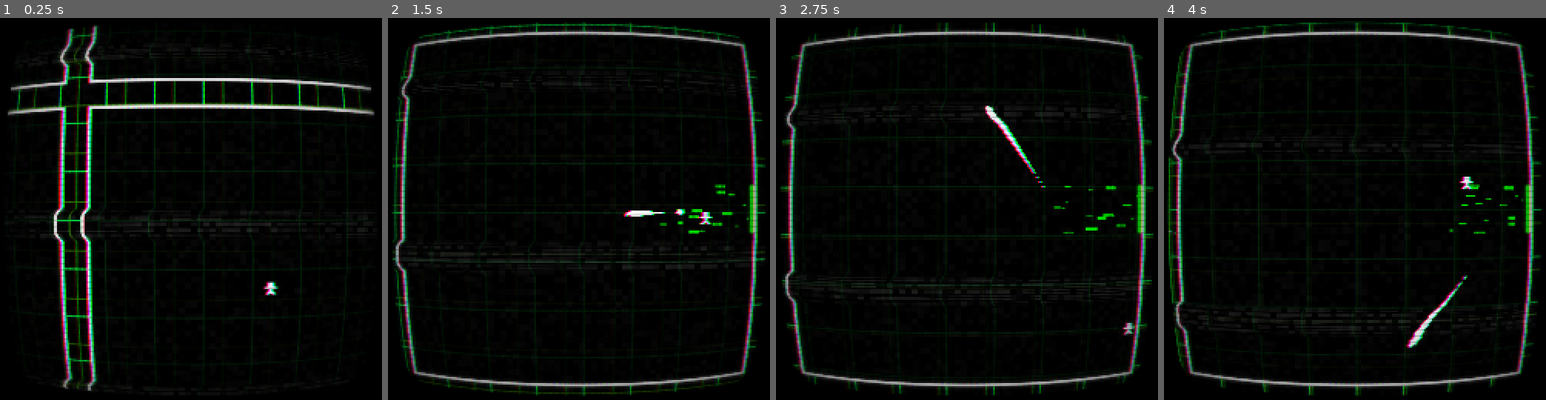
Above: before the commit, frames 1-4 (left to right).
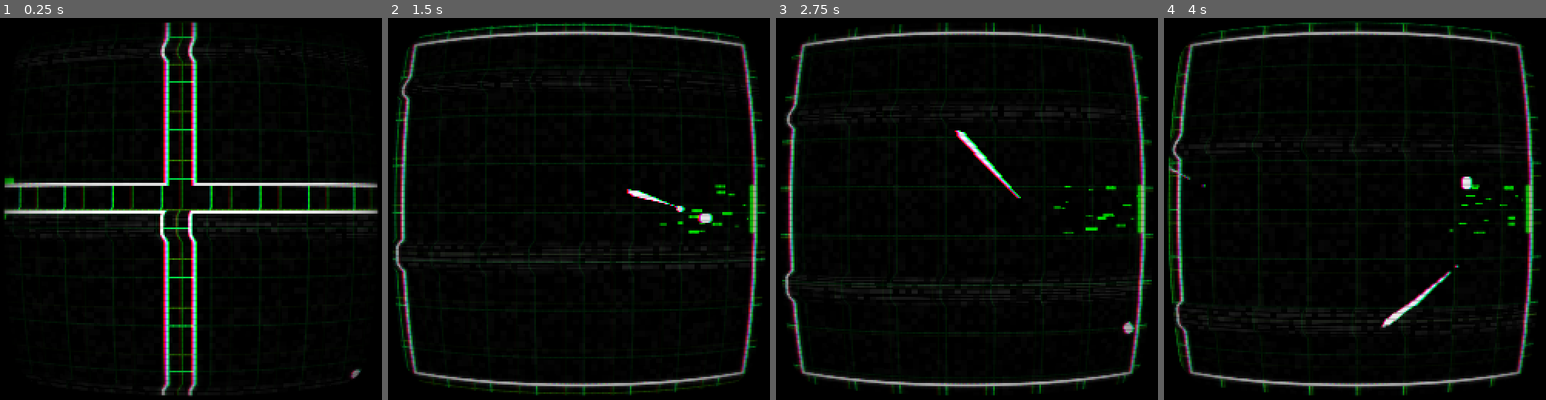
Above: after the commit, the same moments.

Repository: Ayabee527/mini-jam-188-mystery
Game: Godot game, scene res://main/main.tscn
Same seed, same stepped clock (60 frames per second), same inputs: the game is played once before the commit and once after it.
Inputs (mouse positions are in pixels of both pictures, inside the frame that each line leads up to):
- Up to frame 1 (0.25 s): no input
- Up to frame 2 (1.5 s): move the mouse to (666, 189) at 0.52 s; hold D (move_right) 0.53-1.28 s; click (666, 189) at 0.6 s; move the mouse to (498, 228) at 1.27 s; hold S (move_down) from 1.28 s (still down); click (498, 228) at 1.35 s
- Up to frame 3 (2.75 s): move the mouse to (1005, 121) at 2.02 s; release S (move_down) at 2.03 s; hold D (move_right) from 2.03 s (still down); click (1005, 121) at 2.1 s
- Up to frame 4 (4 s): move the mouse to (1335, 289) at 2.77 s; release D (move_right) at 2.78 s; hold W (move_up) 2.78-3.53 s; click (1335, 289) at 2.85 s; move the mouse to (1473, 266) at 3.52 s; hold A (move_left) from 3.53 s (still down); click (1473, 266) at 3.6 s

The runs differ from the first frame. In frame 1, 15% of the frame differs, in the area x 0-100%, y 0-100%; in frame 2, 0.4%; in frame 3, 0.8%; in frame 4, 1.0%.

Commit message:
second enemy

Diff:
--- a/game/components/weapon/attacks/laser/laser.gd
+++ b/game/components/weapon/attacks/laser/laser.gd
@@ -29,8 +29,6 @@
 	hitbox.trigger_invinc = attack_data.hitbox_data.trigger_invinc
 	hitbox.damage_cooldown = attack_data.hitbox_data.damage_cooldown
 	hitbox.knockback_strength = attack_data.hitbox_data.knockback_strength
-	hitbox.status_effect = attack_data.hitbox_data.status_effect
-	hitbox.status_effect_ticks = attack_data.hitbox_data.status_effect_ticks
 
 	var col_shape = RectangleShape2D.new()
 	col_shape.size = Vector2(length, attack_data.width)
--- a/game/enemies/bug/bug_boom.tres
+++ b/game/enemies/bug/bug_boom.tres
@@ -46,9 +46,9 @@
 attack_data = SubResource("Resource_ne1o2")
 spread = 0.0
 rotation_offset = 0.0
-shots_per_shot = 8
+shots_per_shot = 6
 shots_per_burst = 1
-angle_per_shot = 45.0
+angle_per_shot = 60.0
 angle_offset = 0.0
 shot_cooldown = 0.1
 burst_cooldown = 0.0
--- a/game/enemies/bug/enemy_bug.tscn
+++ b/game/enemies/bug/enemy_bug.tscn
@@ -12,6 +12,11 @@
 [ext_resource type="PackedScene" uid="uid://dvvktbgt1ayca" path="res://components/hurtbox/hurtbox.tscn" id="8_unbbi"]
 [ext_resource type="PackedScene" uid="uid://b1lcu4cgm3hjd" path="res://components/weapon/weapon_handler.tscn" id="9_a4xbe"]
 [ext_resource type="PackedScene" uid="uid://bd83v7x2q3o7f" path="res://components/hitbox/hitbox.tscn" id="9_fdri0"]
+[ext_resource type="PackedScene" uid="uid://b0h3spmyp72xm" path="res://components/shadow/shadow.tscn" id="12_1ke1o"]
+[ext_resource type="Shader" uid="uid://dvmhsfr2t0ss2" path="res://components/shadow/shadow.gdshader" id="13_w4wuo"]
+[ext_resource type="PackedScene" uid="uid://ck7giesvc1amw" path="res://components/height_sprite/height_sprite.tscn" id="14_kecs0"]
+[ext_resource type="Texture2D" uid="uid://dmpykiijk3kes" path="res://assets/textures/bug.png" id="14_w4wuo"]
+[ext_resource type="Shader" uid="uid://coxwfjo7lomsr" path="res://components/flash.gdshader" id="15_dy0jr"]
 
 [sub_resource type="PhysicsMaterial" id="PhysicsMaterial_260km"]
 bounce = 1.0
@@ -19,44 +24,10 @@
 [sub_resource type="CircleShape2D" id="CircleShape2D_260km"]
 radius = 8.0
 
-[sub_resource type="Animation" id="Animation_2ry7h"]
-resource_name = "speen"
-length = 2.0
-loop_mode = 1
-step = 0.1
-tracks/0/type = "value"
-tracks/0/imported = false
-tracks/0/enabled = true
-tracks/0/path = NodePath(".:rotation")
-tracks/0/interp = 1
-tracks/0/loop_wrap = true
-tracks/0/keys = {
-"times": PackedFloat32Array(0, 2),
-"transitions": PackedFloat32Array(1, 1),
-"update": 0,
-"values": [0.0, 6.28319]
-}
-
-[sub_resource type="Animation" id="Animation_go0d6"]
-length = 0.001
-tracks/0/type = "value"
-tracks/0/imported = false
-tracks/0/enabled = true
-tracks/0/path = NodePath(".:rotation")
-tracks/0/interp = 1
-tracks/0/loop_wrap = true
-tracks/0/keys = {
-"times": PackedFloat32Array(0),
-"transitions": PackedFloat32Array(1),
-"update": 0,
-"values": [0.0]
-}
-
-[sub_resource type="AnimationLibrary" id="AnimationLibrary_ll76g"]
-_data = {
-&"RESET": SubResource("Animation_go0d6"),
-&"speen": SubResource("Animation_2ry7h")
-}
+[sub_resource type="ShaderMaterial" id="ShaderMaterial_cb542"]
+resource_local_to_scene = true
+shader = ExtResource("13_w4wuo")
+shader_parameter/color = Color(0, 0, 0, 1)
 
 [sub_resource type="Gradient" id="Gradient_260km"]
 colors = PackedColorArray(0.355314, 0.355314, 0.355314, 1, 1, 1, 1, 1)
@@ -84,6 +55,12 @@
 scale_curve = SubResource("CurveTexture_ll76g")
 color = Color(0, 1, 0, 1)
 color_initial_ramp = SubResource("GradientTexture1D_2ry7h")
+
+[sub_resource type="ShaderMaterial" id="ShaderMaterial_ek6ex"]
+resource_local_to_scene = true
+shader = ExtResource("15_dy0jr")
+shader_parameter/active = false
+shader_parameter/tint = Color(1, 0, 0, 1)
 
 [sub_resource type="CircleShape2D" id="CircleShape2D_fdri0"]
 radius = 12.0
@@ -131,22 +108,23 @@
 [node name="CollisionShape2D" type="CollisionShape2D" parent="."]
 shape = SubResource("CircleShape2D_260km")
 
-[node name="Polygon2D" type="Polygon2D" parent="."]
-color = Color(0, 1, 0, 1)
-polygon = PackedVector2Array(6, 3, 6, -3, 1, -1, 3, -6, -3, -6, -1, -1, -6, -3, -6, 3, -1, 1, -4, 6, 3, 6, 1, 1)
-
-[node name="AnimationPlayer" type="AnimationPlayer" parent="Polygon2D"]
-libraries = {
-&"": SubResource("AnimationLibrary_ll76g")
-}
-autoplay = "speen"
-
-[node name="Trail" parent="Polygon2D" instance=ExtResource("2_go0d6")]
-default_color = Color(0, 1, 0, 1)
+[node name="Shadow" parent="." node_paths=PackedStringArray("caster") instance=ExtResource("12_1ke1o")]
+material = SubResource("ShaderMaterial_cb542")
+texture = ExtResource("14_w4wuo")
+caster = NodePath("../HeightSprite")
 
 [node name="Bugs" type="GPUParticles2D" parent="."]
 amount = 80
 process_material = SubResource("ParticleProcessMaterial_u8cwc")
+
+[node name="Trail" parent="." instance=ExtResource("2_go0d6")]
+width = 5.0
+default_color = Color(0, 1, 0, 1)
+
+[node name="HeightSprite" parent="." instance=ExtResource("14_kecs0")]
+modulate = Color(0, 1, 0, 1)
+material = SubResource("ShaderMaterial_ek6ex")
+texture = ExtResource("14_w4wuo")
 
 [node name="Hurtbox" parent="." instance=ExtResource("8_unbbi")]
 
--- a/game/enemies/bug/states/ram.gd
+++ b/game/enemies/bug/states/ram.gd
@@ -1,7 +1,7 @@
 extends EnemyBugState
 
 @export var turn_speed: float = 3.0
-@export var ram_speed: float = 500.0
+@export var ram_speed: float = 400.0
 @export var stun_timer: Timer
 @export var weapon: WeaponHandler
 
--- /dev/null
+++ b/game/enemies/virus/blaster.tres
@@ -0,0 +1,56 @@
+[gd_resource type="Resource" script_class="Weapon" load_steps=8 format=3 uid="uid://c67elq5blhth"]
+
+[ext_resource type="Script" uid="uid://dh4o07tkvqsri" path="res://components/weapon/attack_data/hitbox_data/hitbox_data.gd" id="1_0wcba"]
+[ext_resource type="Script" uid="uid://dhaneakaic7dm" path="res://components/weapon/weapon.gd" id="1_acvxc"]
+[ext_resource type="Script" uid="uid://cj7mmibooblmg" path="res://components/weapon/attack_data/laser_data.gd" id="2_lu4ts"]
+[ext_resource type="AudioStream" uid="uid://c0qfftcacn6jq" path="res://assets/sounds/laser.wav" id="3_axdbs"]
+
+[sub_resource type="Resource" id="Resource_6amyr"]
+script = ExtResource("1_0wcba")
+damage = 1
+trigger_invinc = false
+damage_cooldown = 0.5
+knockback_strength = 64.0
+status_effect_ticks = 0
+metadata/_custom_type_script = "uid://dh4o07tkvqsri"
+
+[sub_resource type="AudioStreamRandomizer" id="AudioStreamRandomizer_3v1y7"]
+random_pitch = 1.51
+streams_count = 1
+stream_0/stream = ExtResource("3_axdbs")
+
+[sub_resource type="Resource" id="Resource_2cfj1"]
+script = ExtResource("2_lu4ts")
+width = 4.0
+length = 1024.0
+sustain_time = 0.25
+fade_time = 0.25
+warn_time = 0.25
+turn_speed = 0.0
+homes = false
+targets = Array[String](["player"])
+start_track_speed = 360.0
+end_track_speed = 360.0
+track_accel_time = 0.0
+hitbox_data = SubResource("Resource_6amyr")
+sound = SubResource("AudioStreamRandomizer_3v1y7")
+color = Color(0.627451, 1, 0, 1)
+metadata/_custom_type_script = "uid://cj7mmibooblmg"
+
+[resource]
+script = ExtResource("1_acvxc")
+attack_data = SubResource("Resource_2cfj1")
+spread = 0.0
+rotation_offset = 0.0
+shots_per_shot = 1
+shots_per_burst = 1
+angle_per_shot = 0.0
+angle_offset = 0.0
+shot_cooldown = 1.0
+burst_cooldown = 0.0
+camera_shake_shake = 5.0
+camera_shake_speed = 15.0
+camera_shake_decay = 15.0
+recoil_strength = 24.0
+stick_to_handler = false
+metadata/_custom_type_script = "uid://dhaneakaic7dm"
--- /dev/null
+++ b/game/enemies/virus/enemy_virus.gd
@@ -0,0 +1,17 @@
+class_name EnemyVirus
+extends RigidBody2D
+
+@export var health: Health
+
+var player: Player
+
+func _ready() -> void:
+	player = get_tree().get_first_node_in_group("player")
+
+
+func _on_hurtbox_hurt(hitbox: Hitbox, damage: int, invinc_time: float) -> void:
+	health.hurt(damage)
+
+
+func _on_hurtbox_knocked_back(knockback: Vector2) -> void:
+	apply_central_impulse(knockback)
--- /dev/null
+++ b/game/enemies/virus/enemy_virus.tscn
@@ -0,0 +1,96 @@
+[gd_scene load_steps=22 format=3 uid="uid://jukpfqjuj11w"]
+
+[ext_resource type="Script" uid="uid://crlp86gtb4uuw" path="res://components/health/health.gd" id="1_5e15g"]
+[ext_resource type="Script" uid="uid://b4njvt7p72q3b" path="res://enemies/virus/enemy_virus.gd" id="1_u250h"]
+[ext_resource type="Script" uid="uid://4lio7mq7v2gj" path="res://components/states/state_machine.gd" id="3_2m403"]
+[ext_resource type="Script" uid="uid://cybij8vkfpbn3" path="res://enemies/virus/states/shoot.gd" id="4_3038y"]
+[ext_resource type="Script" uid="uid://ddich51mr52s" path="res://enemies/virus/states/die.gd" id="5_bcybr"]
+[ext_resource type="PackedScene" uid="uid://dvvktbgt1ayca" path="res://components/hurtbox/hurtbox.tscn" id="6_hr0ib"]
+[ext_resource type="PackedScene" uid="uid://b0h3spmyp72xm" path="res://components/shadow/shadow.tscn" id="7_tp3jx"]
+[ext_resource type="Shader" uid="uid://dvmhsfr2t0ss2" path="res://components/shadow/shadow.gdshader" id="8_6fgis"]
+[ext_resource type="Texture2D" uid="uid://g7ad07i3tuit" path="res://assets/textures/virus.png" id="9_gamo1"]
+[ext_resource type="PackedScene" uid="uid://ck7giesvc1amw" path="res://components/height_sprite/height_sprite.tscn" id="10_wymar"]
+[ext_resource type="Shader" uid="uid://coxwfjo7lomsr" path="res://components/flash.gdshader" id="11_gl870"]
+[ext_resource type="PackedScene" uid="uid://b1lcu4cgm3hjd" path="res://components/weapon/weapon_handler.tscn" id="12_wymar"]
+[ext_resource type="Script" uid="uid://chdopctyw2ff3" path="res://components/weapon/collision_data/collision_data.gd" id="13_gl870"]
+[ext_resource type="Script" uid="uid://dhaneakaic7dm" path="res://components/weapon/weapon.gd" id="14_pdbcn"]
+[ext_resource type="Resource" uid="uid://c67elq5blhth" path="res://enemies/virus/blaster.tres" id="15_gl870"]
+
+[sub_resource type="PhysicsMaterial" id="PhysicsMaterial_n0wuw"]
+bounce = 1.0
+
+[sub_resource type="CircleShape2D" id="CircleShape2D_bcybr"]
+radius = 8.0
+
+[sub_resource type="CircleShape2D" id="CircleShape2D_3ub7u"]
+radius = 12.0
+
+[sub_resource type="ShaderMaterial" id="ShaderMaterial_pdbcn"]
+resource_local_to_scene = true
+shader = ExtResource("8_6fgis")
+shader_parameter/color = Color(0, 0, 0, 1)
+
+[sub_resource type="ShaderMaterial" id="ShaderMaterial_lr6n6"]
+resource_local_to_scene = true
+shader = ExtResource("11_gl870")
+shader_parameter/active = false
+shader_parameter/tint = Color(1, 0, 0, 1)
+
+[sub_resource type="Resource" id="Resource_lr6n6"]
+script = ExtResource("13_gl870")
+collision_layer = 32
+collision_mask = 4
+metadata/_custom_type_script = "uid://chdopctyw2ff3"
+
+[node name="EnemyVirus" type="RigidBody2D" node_paths=PackedStringArray("health")]
+collision_layer = 10
+physics_material_override = SubResource("PhysicsMaterial_n0wuw")
+gravity_scale = 0.0
+lock_rotation = true
+linear_damp = 2.0
+script = ExtResource("1_u250h")
+health = NodePath("Health")
+
+[node name="Health" type="Node" parent="."]
+script = ExtResource("1_5e15g")
+max_health = 10
+metadata/_custom_type_script = "uid://crlp86gtb4uuw"
+
+[node name="StateMachine" type="Node" parent="." node_paths=PackedStringArray("initial_state")]
+script = ExtResource("3_2m403")
+initial_state = NodePath("Shoot")
+metadata/_custom_type_script = "uid://4lio7mq7v2gj"
+
+[node name="Shoot" type="Node" parent="StateMachine" node_paths=PackedStringArray("weapon")]
+script = ExtResource("4_3038y")
+weapon = NodePath("../../WeaponHandler")
+
+[node name="Die" type="Node" parent="StateMachine"]
+script = ExtResource("5_bcybr")
+
+[node name="CollisionShape2D" type="CollisionShape2D" parent="."]
+shape = SubResource("CircleShape2D_bcybr")
+
+[node name="Hurtbox" parent="." instance=ExtResource("6_hr0ib")]
+knockback_modifier = 0.0
+
+[node name="CollisionShape2D" type="CollisionShape2D" parent="Hurtbox"]
+shape = SubResource("CircleShape2D_3ub7u")
+
+[node name="Shadow" parent="." node_paths=PackedStringArray("caster") instance=ExtResource("7_tp3jx")]
+material = SubResource("ShaderMaterial_pdbcn")
+texture = ExtResource("9_gamo1")
+caster = NodePath("../HeightSprite")
+
+[node name="HeightSprite" parent="." instance=ExtResource("10_wymar")]
+modulate = Color(0.627451, 1, 0, 1)
+material = SubResource("ShaderMaterial_lr6n6")
+texture = ExtResource("9_gamo1")
+
+[node name="WeaponHandler" parent="." instance=ExtResource("12_wymar")]
+collision_data = SubResource("Resource_lr6n6")
+weapons = Array[ExtResource("14_pdbcn")]([ExtResource("15_gl870")])
+
+[connection signal="has_died" from="Health" to="StateMachine/Die" method="_on_health_has_died"]
+[connection signal="hurt" from="Hurtbox" to="." method="_on_hurtbox_hurt"]
+[connection signal="knocked_back" from="Hurtbox" to="." method="_on_hurtbox_knocked_back"]
--- /dev/null
+++ b/game/enemies/virus/states/die.gd
@@ -0,0 +1,8 @@
+extends EnemyVirusState
+
+func enter(_msg:={}) -> void:
+	enemy.queue_free()
+
+func _on_health_has_died() -> void:
+	if not is_active:
+		state_machine.transition_to("Die")
--- /dev/null
+++ b/game/enemies/virus/states/enemy_virus_state.gd
@@ -0,0 +1,9 @@
+class_name EnemyVirusState
+extends State
+
+var enemy: EnemyVirus
+
+func _ready() -> void:
+	await owner.ready
+	enemy = owner as EnemyVirus
+	assert(enemy != null)
--- /dev/null
+++ b/game/enemies/virus/states/shoot.gd
@@ -0,0 +1,17 @@
+extends EnemyVirusState
+
+@export var turn_speed: float = 10.0
+@export var weapon: WeaponHandler
+
+func enter(_msg:={}) -> void:
+	enemy.look_at(enemy.player.global_position)
+	weapon.firing = true
+
+func physics_update(delta: float) -> void:
+	var new_transform := enemy.global_transform.looking_at(enemy.player.global_position)
+	enemy.global_transform = enemy.global_transform.interpolate_with(
+		new_transform, turn_speed * delta
+	)
+
+func exit() -> void:
+	weapon.firing = false
--- a/game/main/room_handler.gd
+++ b/game/main/room_handler.gd
@@ -22,11 +22,11 @@
 	func connect_room(dir: Vector2i) -> void:
 		connections.append(dir)
 
-@export var grid_size: Vector2i = Vector2i.ONE * 4
-@export var min_main_path_length: int = 5
-@export var max_main_path_length: int = 9
-@export var min_branch_length: int = 2
-@export var max_branch_length: int = 4
+@export var grid_size: Vector2i = Vector2i.ONE * 5
+@export var min_main_path_length: int = 6
+@export var max_main_path_length: int = 10
+@export var min_branch_length: int = 3
+@export var max_branch_length: int = 5
 
 @export var player: Player
 
@@ -49,6 +49,18 @@
 	var main_path: Array[RoomNode] = generate_walk(
 		grid[0], min_main_path_length, max_main_path_length, grid
 	)
+	while main_path.size() < min_main_path_length:
+		grid.clear()
+		start_pos = Vector2i(
+			randi_range(0, grid_size.x - 1),
+			randi_range(0, grid_size.y - 1),
+		)
+		grid.append(
+			RoomNode.new(start_pos)
+		)
+		main_path = generate_walk(
+			grid[0], min_main_path_length, max_main_path_length, grid
+		)
 
 	main_path.front().type = RoomNode.TYPE.START
 	main_path.back().type = RoomNode.TYPE.EXIT
@@ -86,8 +98,13 @@
 			branch_rooms.append_array(branch)
 			branch_count += 1
 
-	var log_room: RoomNode = branch_rooms.pick_random()
-	log_room.type = RoomNode.TYPE.LOG
+	var log_count = 0
+	while log_count < 5:
+		var room = branch_rooms.pick_random()
+		if room.type != RoomNode.TYPE.LOG:
+			room.type = RoomNode.TYPE.LOG
+			log_count += 1
+
 
 	print_rich("[color='red'][b]Branches done!")
 	print("\n")
--- a/game/player/player.gd
+++ b/game/player/player.gd
@@ -14,7 +14,12 @@
 		tp = Vector2.INF
 
 func _physics_process(delta: float) -> void:
-	weapon.look_at(get_global_mouse_position())
+	var new_transform := global_transform.looking_at(get_global_mouse_position())
+	global_transform = global_transform.interpolate_with(
+		new_transform, 14.0 * delta
+	)
+
+	#weapon.look_at(get_global_mouse_position())
 	if Input.is_action_just_pressed("shoot"):
 		weapon.firing = true
 	if Input.is_action_just_released("shoot"):
--- a/game/room/enemy_handler.gd
+++ b/game/room/enemy_handler.gd
@@ -5,14 +5,18 @@
 signal wave_cleared()
 
 const SPAWN = preload("res://room/spawn.tscn")
+
 const BUG = preload("res://enemies/bug/enemy_bug.tscn")
+const VIRUS = preload("res://enemies/virus/enemy_virus.tscn")
 
 const ENEMIES = {
-	"BUG": BUG
+	"BUG": BUG,
+	"VIRUS": VIRUS
 }
 
 const COSTS = {
 	"BUG": 2,
+	"VIRUS": 3
 }
 
 @export var extra_spend: int = 2
Not shown, added: game/assets/sounds/laser.wav.import
Binary file added: game/assets/textures/bug.png
Not shown, added: game/assets/textures/bug.png.import
Binary file changed: game/assets/textures/player.png
Binary file added: game/assets/textures/virus.png
Not shown, added: game/assets/textures/virus.png.import
Not shown: 1 places in game/enemies/bug/enemy_bug.tscn that only renumber resources
Not shown, added: game/enemies/virus/enemy_virus.gd.uid
Not shown, added: game/enemies/virus/states/die.gd.uid
Not shown, added: game/enemies/virus/states/enemy_virus_state.gd.uid
Not shown, added: game/enemies/virus/states/shoot.gd.uid
Not shown, added: game/assets/sounds/laser.wav
